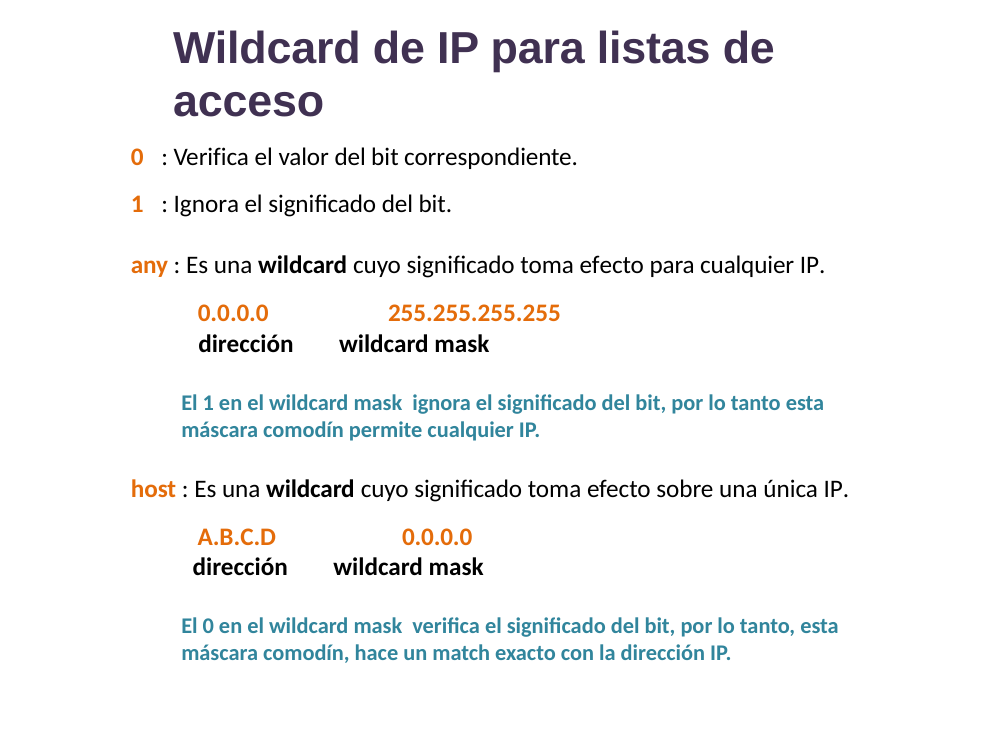
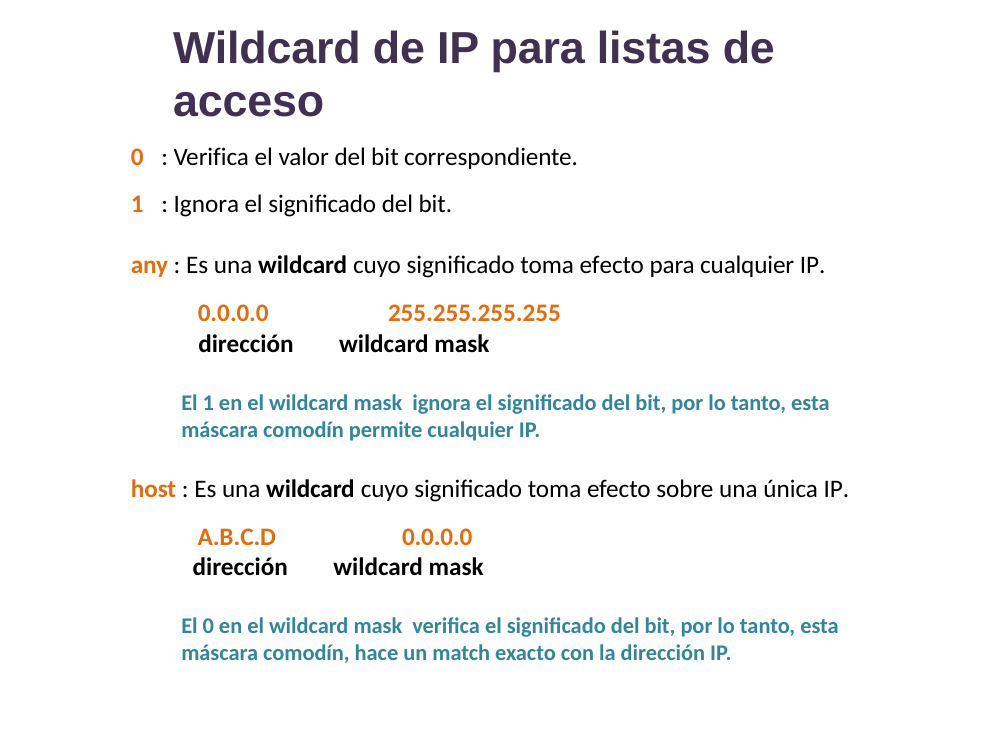
Before and after one commit to lizetheP/Seguridad, a slide deck: slide 7 of CalendarioAgo2024/Presentaciones/8_1_ACLs.pptx. Drawn at 1008x756 pixels with LibreOffice and Linux fonts; fonts in the diff are those of the drawing. Boxes give left, top, right and bottom in pixels: in the first picture for what was removed or moved away, otherwise in the second. Text is boxed around its words. In the diff, an @@ line names an element or a change of style, - is before the commit and + after.

```diff
--- a/CalendarioAgo2024/Presentaciones/8_1_ACLs.pptx
+++ b/CalendarioAgo2024/Presentaciones/8_1_ACLs.pptx
@@ text at [181, 394, 829, 441]: text changed @@
-  El 1 en el wildcard mask ignora el significado del bit, por lo tanto esta máscara comodín permite cualquier IP.
+  El 1 en el wildcard mask ignora el significado del bit, por lo tanto, esta máscara comodín permite cualquier IP.
```
Also in this commit, not shown: 1 other slide changed, 4 other files.
